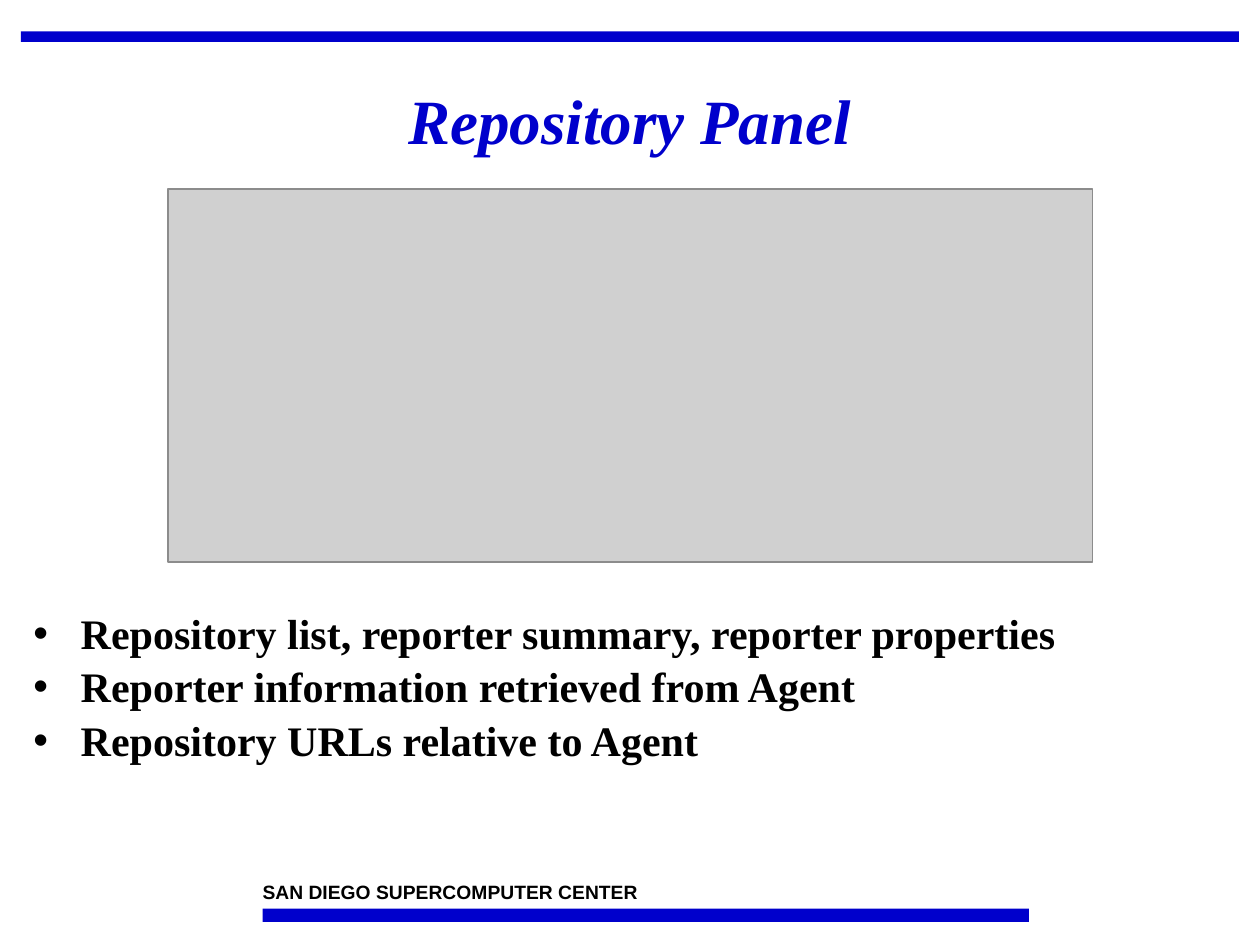
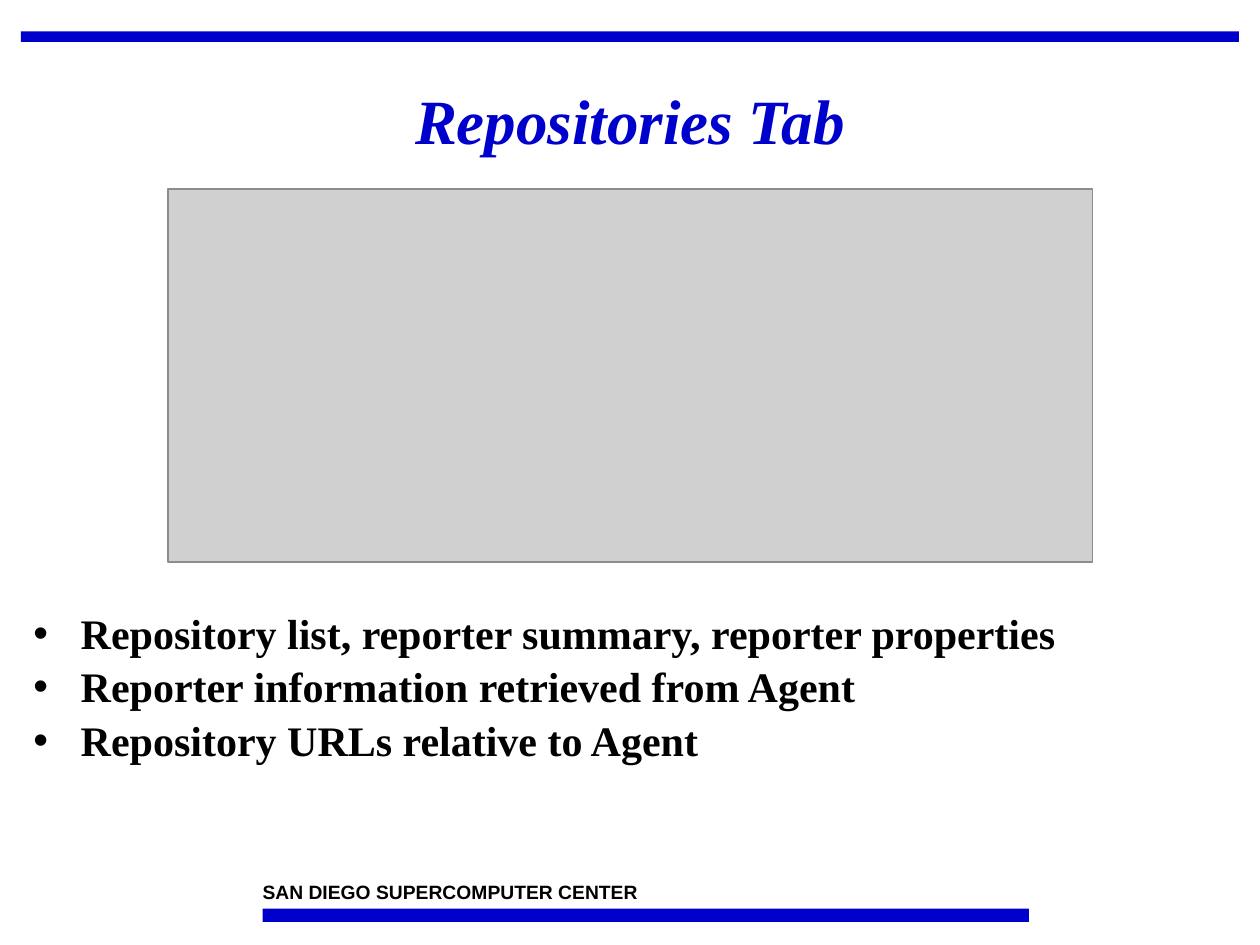
Before and after one commit to IncaProject/inca-xsede, a slide deck: slide 7 of talks/feb-06-workshop/incat.ppt. Drawn at 1260x945 pixels with LibreOffice and Linux fonts; fonts in the diff are those of the drawing; grey boxes stand for pictures; background and template pictures are left out. Boxes give left, top, right and bottom in pixels: in the first picture for what was removed or moved away, otherwise in the second. Text is boxed around its words. In the diff, an @@ line names an element or a change of style, - is before the commit and + after.

```diff
--- a/talks/feb-06-workshop/incat.ppt
+++ b/talks/feb-06-workshop/incat.ppt
@@ title at (415,100,845,156): text changed @@
-Repository Panel
+Repositories Tab
```
Also in this commit, not shown: 6 other slides changed, 1 slide added, 2 other files.
